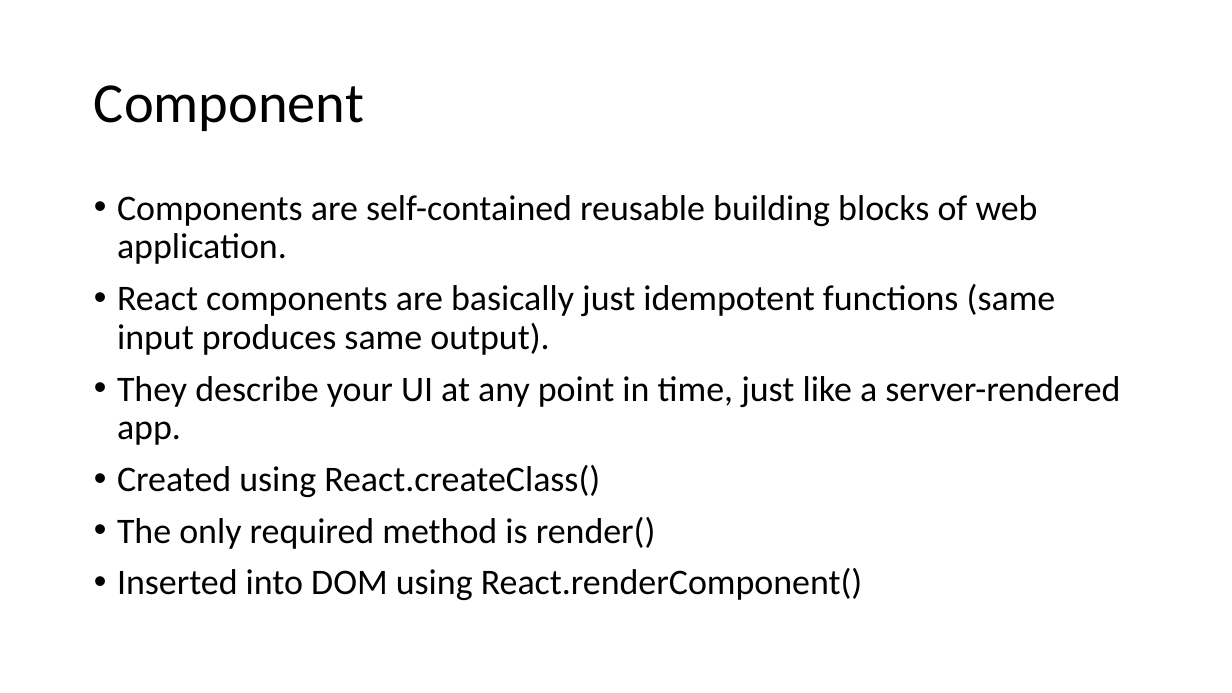
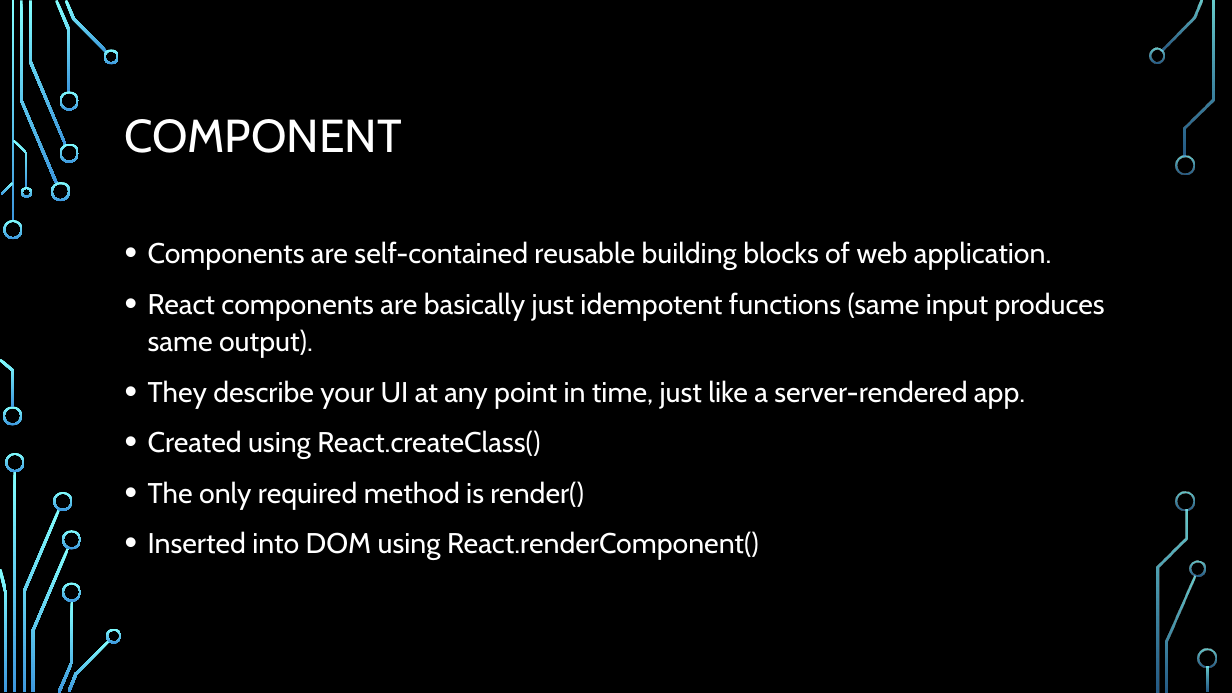
Before and after one commit to sonam-niit/IDFC-Training, a slide deck: slide 10 of Day4/Introduction to React.pptx (slide 12 before the commit). Drawn at 1232x693 pixels with LibreOffice and Linux fonts; fonts in the diff are those of the drawing; background and template pictures are left out. Boxes give left, top, right and bottom in pixels: in the first picture for what was removed or moved away, otherwise in the second. Text is boxed around its words. In the diff, an @@ line names an element or a change of style, - is before the commit and + after.

```diff
--- a/Day4/Introduction to React.pptx
+++ b/Day4/Introduction to React.pptx
@@ background #FFFFFF to picture (left out) @@
@@ title at box(125, 119, 403, 153): text changed; size 44 to 36 pt; font Calibri to Cabin; text colour #000000 to #FFFFFF @@
-Component
+COMPONENT
@@ text "Components are self-contained reusable building ...": place and size @@
-text "Components are self-contained reusable building ..." at box(117, 195, 1120, 600)
+text "Components are self-contained reusable building ..." at box(148, 241, 1105, 560)
@@ text "Components are self-contained reusable building ..." at box(148, 241, 1105, 560): size 28 to 22.2 pt, font Calibri to Cabin, text colour #000000 to #FFFFFF; line spacing 0.9 to 1.1 @@
@@ group added at box(0, 0, 1217, 693): 33 freeform shapes, 3 rectangles @@
```
Also in this commit, not shown: 9 other slides changed, 11 slides added, 2 slides removed, 1 other file.
